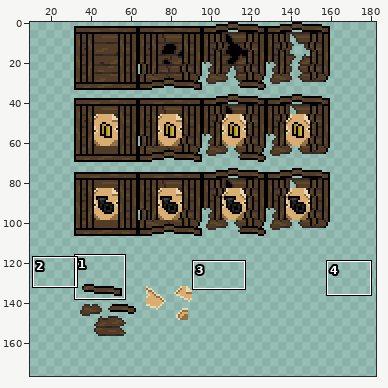
Two versions of one sprite sheet, Slide Flyer 2/Assets/Sprites/cargo_sprites.png. Above: a wide view before the commit, with the close-up outlined.
Close-up. Old version:
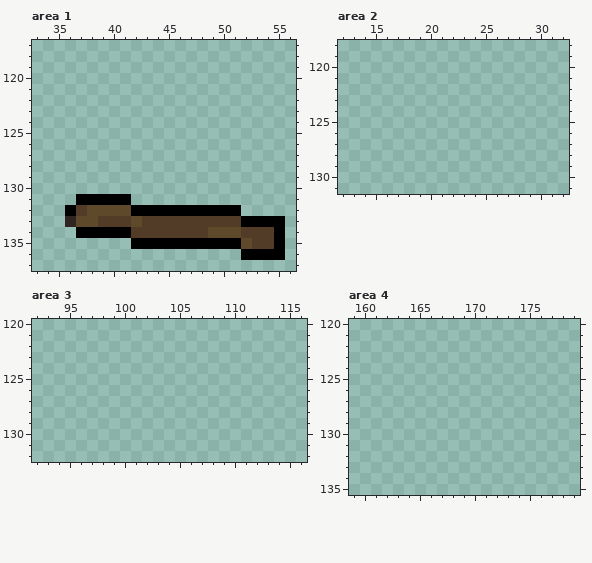
The file is 192x192 pixels. Shown: area 1: x 33..56, y 117..137; area 2: x 12..32, y 118..131; area 3: x 92..116, y 120..132; area 4: x 159..179, y 120..135. The wide view leaves out empty margins. The commit also changed other parts of the picture, which this record leaves out.
And afterwards:
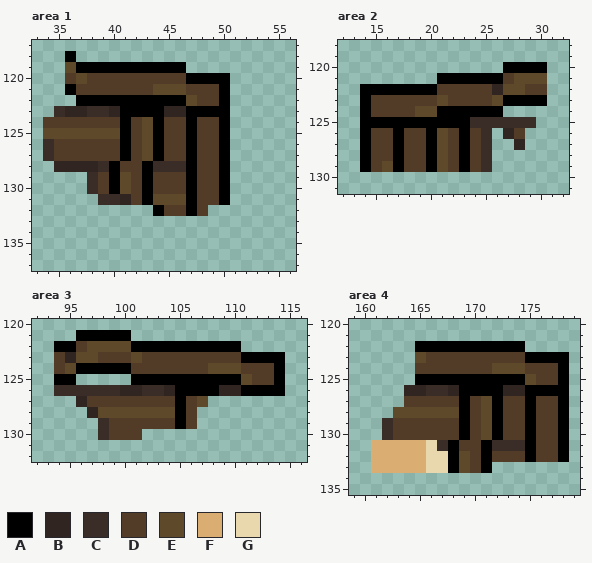
Palette (. is transparent): A #000000  B #302521  C #3a2d27  D #523c27  E #5e492a  F #daad72  G #e9d8ad
Edits made:
{"where": "area 1"}
{"y":118,"x":36,"old":".","new":"A"}
{"y":119,"x":36,"old":"...........","new":"EAAAAAAAAAA"}
{"y":120,"x":36,"old":"...............","new":"DEDDDDDDDDDAAAA"}
{"y":121,"x":36,"old":"...............","new":"ADDDDDDDEEEDDDA"}
{"y":122,"x":37,"old":"..............","new":"AAAAAAAAAAEDDA"}
{"y":123,"x":35,"old":"................","new":"CBBCCBAAAABBAAAA"}
{"y":124,"x":34,"old":".................","new":"DDDDDDDADEADDADDA"}
{"y":125,"x":34,"old":".................","new":"EEEEEEEADEADDADDA"}
{"y":126,"x":34,"old":".................","new":"CDDDDDDADEADDADDA"}
{"y":127,"x":34,"old":".................","new":"CDDDDDDADEADDADDA"}
{"y":128,"x":35,"old":"................","new":"BBBBCADDACCCADDA"}
{"y":129,"x":38,"old":".............","new":"CDAEDADDDADDA"}
{"y":130,"x":38,"old":".............","new":"CDAEDADDDADDA"}
{"y":131,"x":37,"old":"AAAAA.........","new":"..CCBDAEEEADDA"}
{"y":132,"x":36,"old":"ADEEEEAA","new":"........"}
{"y":132,"x":45,"old":"AA","new":"DD"}
{"y":132,"x":48,"old":"AAAA","new":"D..."}
{"y":133,"x":36,"old":"BEEDDDEDDDDDDDDDAAAA","new":"...................."}
{"y":134,"x":37,"old":"AAAAADDDDDDDEEEDDDA","new":"..................."}
{"y":135,"x":42,"old":"AAAAAAAAAAEDDA","new":".............."}
{"y":136,"x":52,"old":"AAAA","new":"...."}
{"where": "area 2"}
{"y":120,"x":27,"old":"....","new":"AAAA"}
{"y":121,"x":21,"old":"..........","new":"AAAAAADEEE"}
{"y":122,"x":14,"old":".................","new":"AAAAAAADDDDDBEEDD"}
{"y":123,"x":14,"old":".................","new":"ADDDDDDEDDDDEAAAA"}
{"y":124,"x":14,"old":".............","new":"ADDDDEEAAAAAA"}
{"y":125,"x":14,"old":"................","new":"AAAAAAAAAACCCCCC"}
{"y":126,"x":14,"old":"............","new":"ADDADDAEDADC"}
{"y":126,"x":27,"old":"..","new":"BD"}
{"y":127,"x":14,"old":"............","new":"ADDADDAEDADC"}
{"y":127,"x":28,"old":".","new":"B"}
{"y":128,"x":14,"old":"............","new":"ADDADDAEDADC"}
{"y":129,"x":14,"old":"............","new":"ADEADDAEDADC"}
{"where": "area 3"}
{"y":121,"x":96,"old":".....","new":"AAAAA"}
{"y":122,"x":94,"old":".................","new":"AADEEEEAAAAAAAAAA"}
{"y":123,"x":94,"old":".....................","new":"DBEEDDDEDDDDDDDDDAAAA"}
{"y":124,"x":94,"old":".....................","new":"DEAAAAADDDDDDDEEEDDDA"}
{"y":125,"x":94,"old":"..","new":"AA"}
{"y":125,"x":101,"old":"..............","new":"AAAAAAAAAAEDDA"}
{"y":126,"x":94,"old":".....................","new":"CCCCCCBBCCBAAAABBAAAA"}
{"y":127,"x":96,"old":"............","new":"BDDDDDDDDADE"}
{"y":128,"x":97,"old":"..........","new":"BEEEEEEEAD"}
{"y":129,"x":98,"old":".........","new":"CDDDDDDAD"}
{"y":130,"x":98,"old":"....","new":"CDDD"}
{"where": "area 4"}
{"y":122,"x":165,"old":"..........","new":"AAAAAAAAAA"}
{"y":123,"x":165,"old":"..............","new":"EDDDDDDDDDAAAA"}
{"y":124,"x":165,"old":"..............","new":"DDDDDDDEEEDDDA"}
{"y":125,"x":165,"old":"..............","new":"AAAAAAAAAAEDDA"}
{"y":126,"x":164,"old":"...............","new":"BBCCBAAAABBAAAA"}
{"y":127,"x":164,"old":"...............","new":"DDDDDADEADDADDA"}
{"y":128,"x":163,"old":"................","new":"EEEEEEADEADDADDA"}
{"y":129,"x":162,"old":".................","new":"CDDDDDDADEADDADDA"}
{"y":130,"x":162,"old":".................","new":"CDDDDDDADEADDADDA"}
{"y":131,"x":161,"old":"..................","new":"FFFFFGCADDACCCADDA"}
{"y":132,"x":161,"old":"..................","new":"FFFFFGGAEDADDDADDA"}
{"y":133,"x":161,"old":"...........","new":"FFFFFGGAEDA"}
{"label":"changed","picture_box":[43,51,285,260]}
{"label":"added","picture_box":[360,62,547,172]}
{"label":"added","picture_box":[54,330,285,440]}
{"label":"added","picture_box":[371,341,569,473]}
